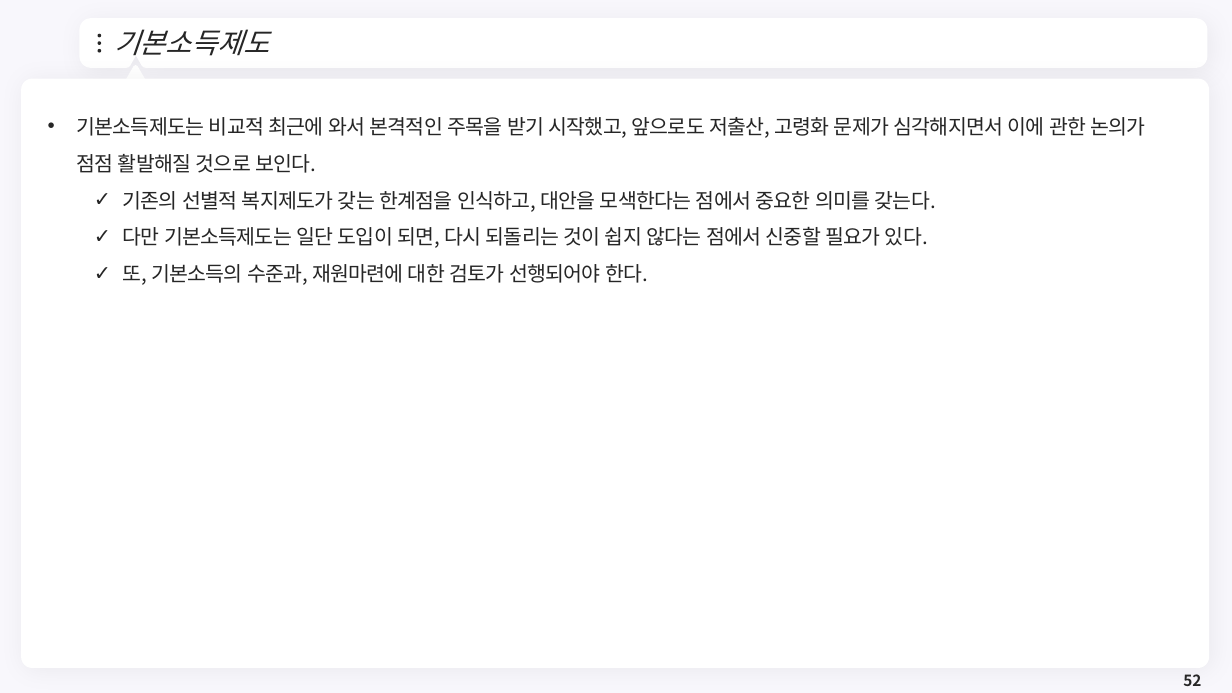
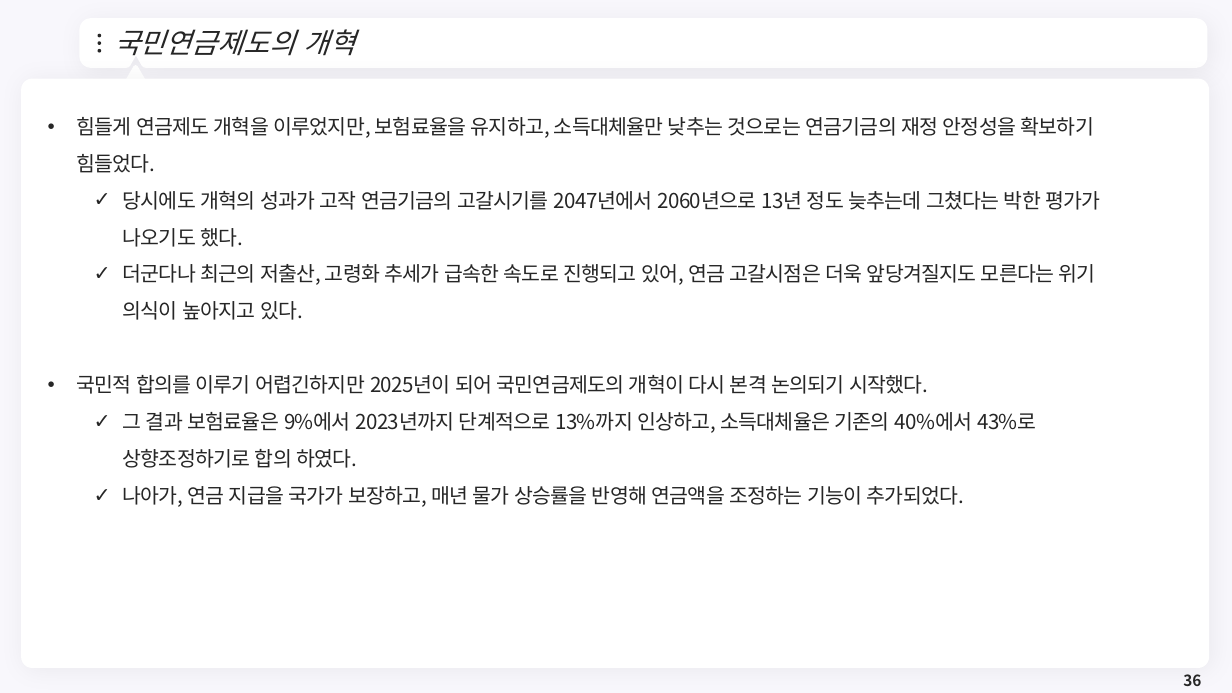
Before and after one commit to meandthey/Teaching, a slide deck: slide 36 of 재정학/01_Lectures/재정학_Chapter_10.pptx (slide 52 before the commit). Drawn at 1232x693 pixels with LibreOffice and Linux fonts; fonts in the diff are those of the drawing; background and template pictures are left out. Boxes give left, top, right and bottom in pixels: in the first picture for what was removed or moved away, otherwise in the second. Text is boxed around its words. In the diff, an @@ line names an element or a change of style, - is before the commit and + after.

```diff
--- a/재정학/01_Lectures/재정학_Chapter_10.pptx
+++ b/재정학/01_Lectures/재정학_Chapter_10.pptx
@@ title at box(114, 29, 355, 56): text changed @@
-기본소득제도
+국민연금제도의 개혁
@@ text removed at box(76, 117, 1146, 285) @@
-• 기본소득제도는 비교적 최근에 와서 본격적인 주목을 받기 시작했고, 앞으로도 저출산, 고령화 문제가 심각해지면서 이에 관한 논의가 점점 활발해질 것으로 보인다.
-  ✓ 기존의 선별적 복지제도가 갖는 한계점을 인식하고, 대안을 모색한다는 점에서 중요한 의미를 갖는다.
-  ✓ 다만 기본소득제도는 일단 도입이 되면, 다시 되돌리는 것이 쉽지 않다는 점에서 신중할 필요가 있다.
-  ✓ 또, 기본소득의 수준과, 재원마련에 대한 검토가 선행되어야 한다.
@@ text added at box(76, 117, 1100, 507), 16 pt, text #262626 @@
+• 힘들게 연금제도 개혁을 이루었지만, 보험료율을 유지하고, 소득대체율만 낮추는 것으로는 연금기금의 재정 안정성을 확보하기 힘들었다.
+  ✓ 당시에도 개혁의 성과가 고작 연금기금의 고갈시기를 2047년에서 2060년으로 13년 정도 늦추는데 그쳤다는 박한 평가가 나오기도 했다.
+  ✓ 더군다나 최근의 저출산, 고령화 추세가 급속한 속도로 진행되고 있어, 연금 고갈시점은 더욱 앞당겨질지도 모른다는 위기 의식이 높아지고 있다.
+• 국민적 합의를 이루기 어렵긴하지만 2025년이 되어 국민연금제도의 개혁이 다시 본격 논의되기 시작했다.
+  ✓ 그 결과 보험료율은 9%에서 2023년까지 단계적으로 13%까지 인상하고, 소득대체율은 기존의 40%에서 43%로 상향조정하기로 합의 하였다.
+  ✓ 나아가, 연금 지급을 국가가 보장하고, 매년 물가 상승률을 반영해 연금액을 조정하는 기능이 추가되었다.
@@ page number at box(1183, 674, 1201, 686): text changed @@
-52
+36
```
Also in this commit, not shown: 8 other slides changed, 6 slides added, 17 slides removed, 1 other file.
